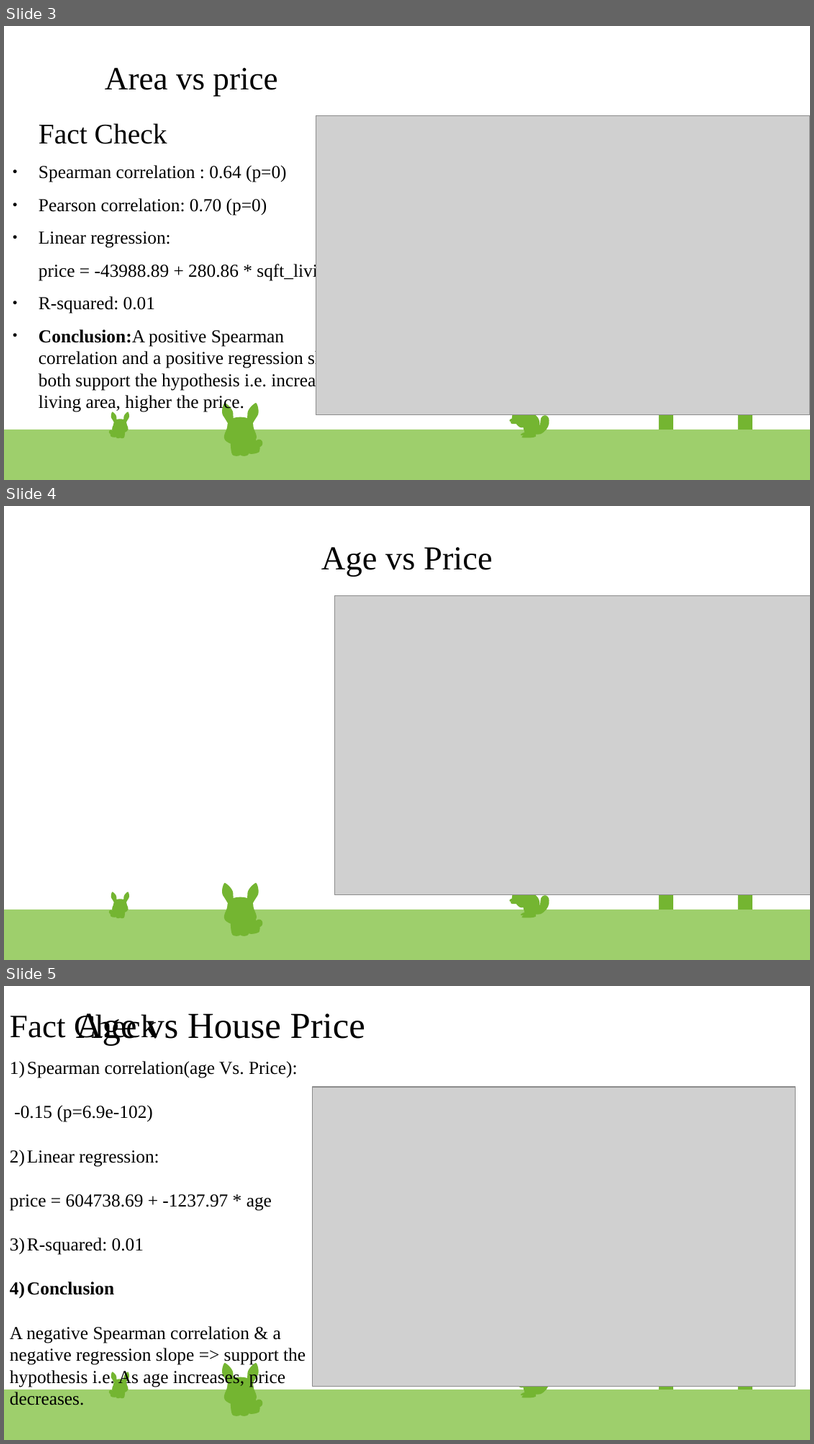
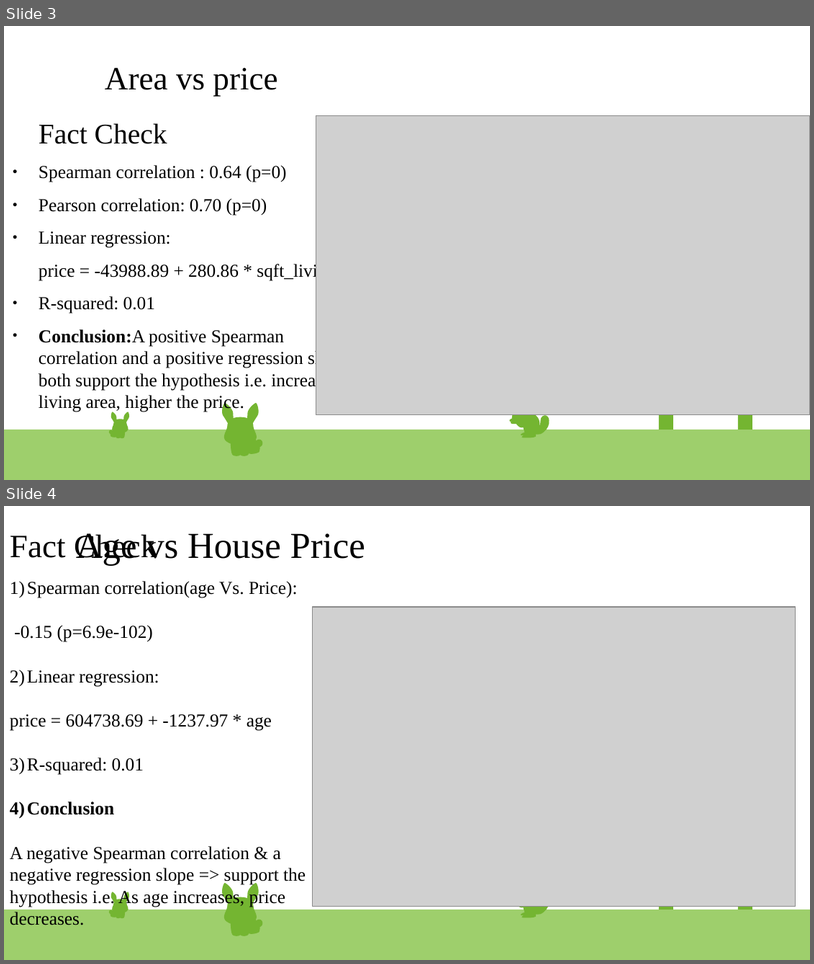
Before and after one commit to mahegupt/eda-project, a slide deck: EDA.odp. Shown one above the other, each under a label of ours: slides 3, 4 and 5 before the commit, slides 3 and 4 after it. The pictures are 814x1444 and 814x964 pixels, drawn with LibreOffice and Linux fonts; fonts in the diff are those of the drawing; grey boxes stand for pictures. Boxes give left, top, right and bottom in pixels: in the first picture for what was removed or moved away, otherwise in the second. Text is boxed around its words. In the diff, an @@ line names an element or a change of style, - is before the commit and + after.

```diff
--- a/EDA.odp
+++ b/EDA.odp
@@ slide 4 removed at (x1=4, y1=506, x2=810, y2=960), background #FFFFFF; not listed: 63 template elements that a slide beside it also shows @@
@@ title removed at (x1=322, y1=547, x2=492, y2=577) @@
-Age vs Price
@@ picture removed at (x1=335, y1=595, x2=810, y2=895) @@
@@ what was slide 5 is now slide 4 @@
```
Also in this commit, not shown: 1 slide changed, 7 slides added, 1 other slide removed, 2 other files.
